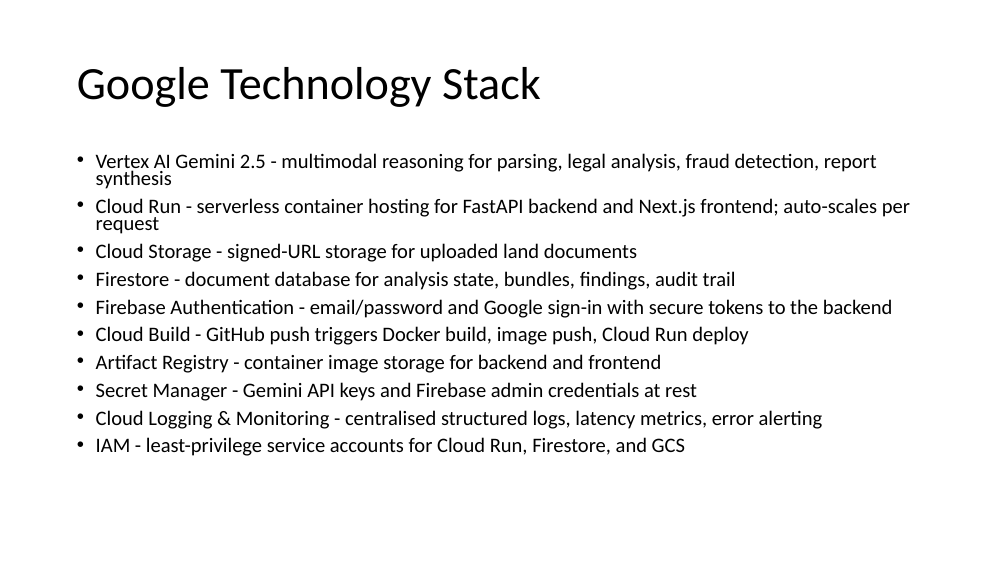
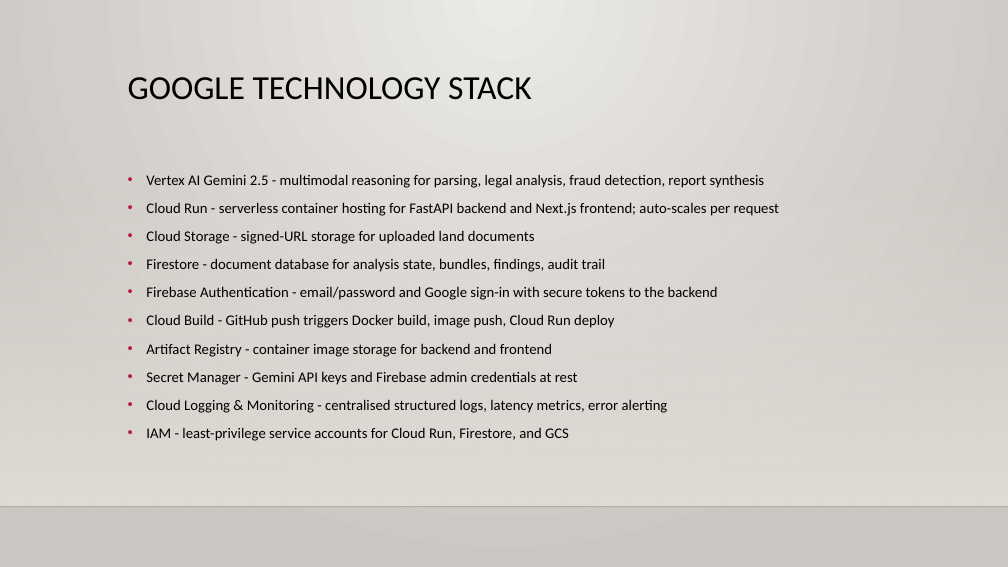
Before and after one commit to abhi88000/land-fraud-detection, a slide deck: slide 10 of docs/deck/Landshield-Deck.pptx. Drawn at 1008x567 pixels with LibreOffice and Linux fonts; fonts in the diff are those of the drawing; background and template pictures are left out. Boxes give left, top, right and bottom in pixels: in the first picture for what was removed or moved away, otherwise in the second. Text is boxed around its words. In the diff, an @@ line names an element or a change of style, - is before the commit and + after.

Commit message:
style(deck): apply professional navy+slate+gold palette and auto-apply Gallery theme

```diff
--- a/docs/deck/Landshield-Deck.pptx
+++ b/docs/deck/Landshield-Deck.pptx
@@ background #FFFFFF to gradient #ECEAE7 to #CAC7C1 @@
@@ title "GOOGLE TECHNOLOGY STACK" at (128,77,532,100): vertical alignment middle to top @@
@@ title at (128,77,532,100): text changed; size 44 to 32 pt @@
-Google Technology Stack
+GOOGLE TECHNOLOGY STACK
@@ rectangle added at (0,167,1008,507), fill gradient #DFDBD5 @@
@@ text "Vertex AI Gemini 2.5 - ...": place and size @@
-text "Vertex AI Gemini 2.5 - ..." at (96,153,910,456)
+text "Vertex AI Gemini 2.5 - ..." at (146,174,780,441)
@@ text "Vertex AI Gemini 2.5 - ..." at (146,174,780,441): size 19.6 to 14 pt; line spacing 0.7 to 1 @@
@@ line added from (0, 507) to (1008, 507), #000001 1 pt @@
```
Also in this commit, not shown: 11 other slides changed, 1 other file.
